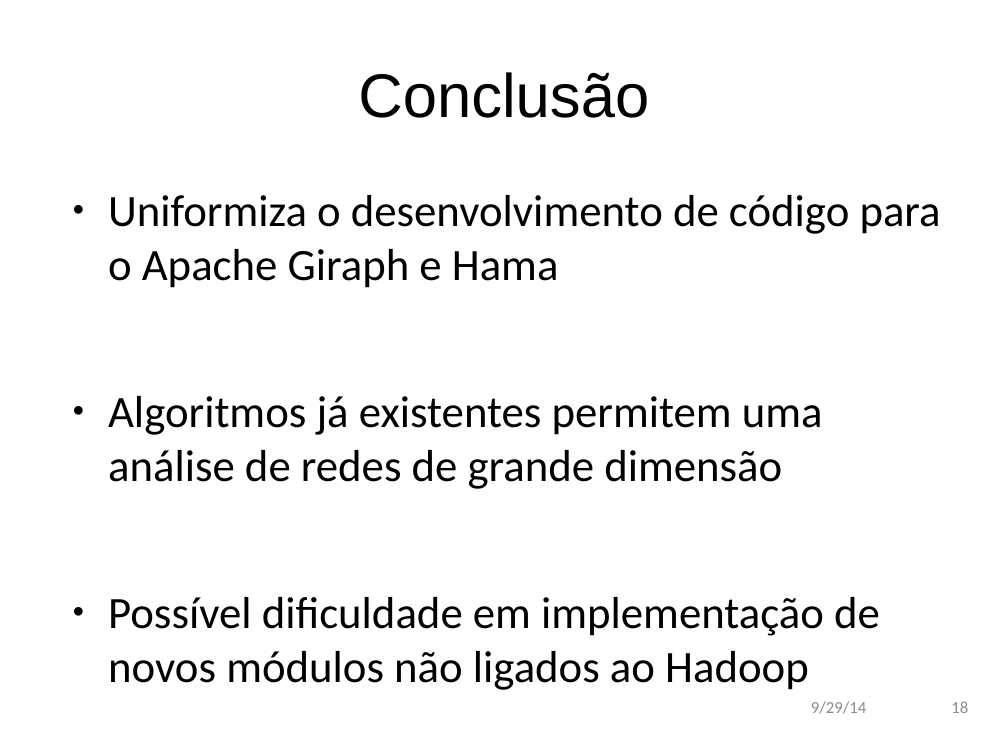
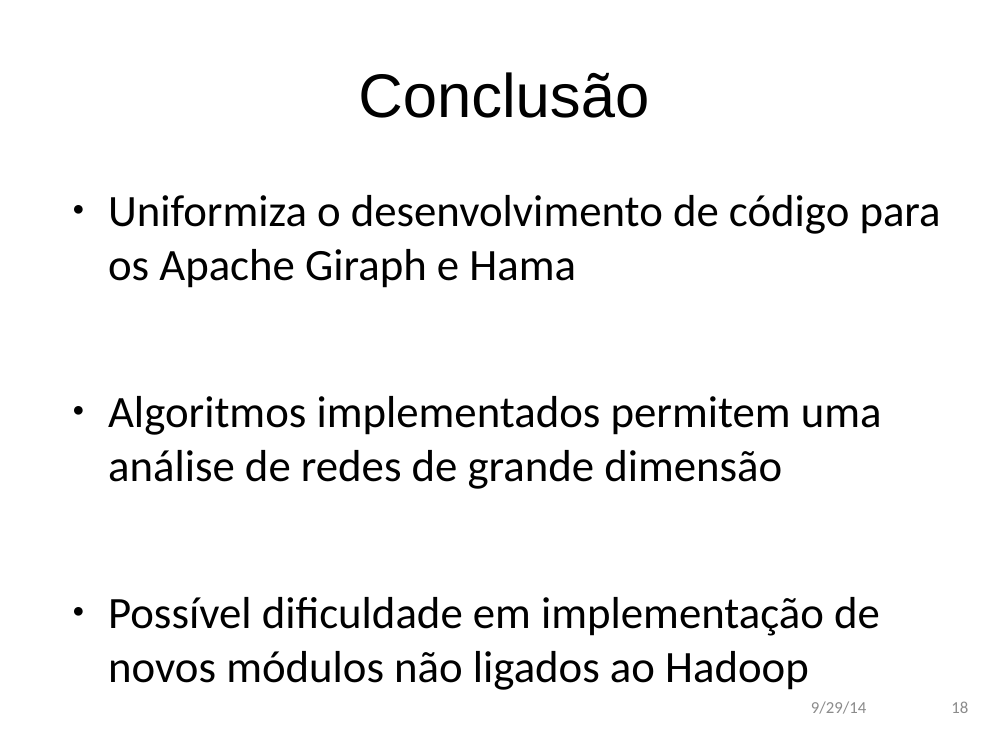
Before and after one commit to andremota/Distributed-Graph-Processing, a slide deck: slide 18 of docs/apresentação/apres_isel_format.odp. Drawn at 1008x756 pixels with LibreOffice and Linux fonts; fonts in the diff are those of the drawing; background and template pictures are left out. Boxes give left, top, right and bottom in pixels: in the first picture for what was removed or moved away, otherwise in the second. Text is boxed around its words. In the diff, an @@ line names an element or a change of style, - is before the commit and + after.

Commit message:
Correcções na conclusão

```diff
--- a/docs/apresentação/apres_isel_format.odp
+++ b/docs/apresentação/apres_isel_format.odp
@@ text at box(108, 195, 941, 489): text changed @@
-● Uniformiza o desenvolvimento de código para o Apache Giraph e Hama
-● Algoritmos já existentes permitem uma análise de redes de grande dimensão
+● Uniformiza o desenvolvimento de código para os Apache Giraph e Hama
+● Algoritmos implementados permitem uma análise de redes de grande dimensão
```
